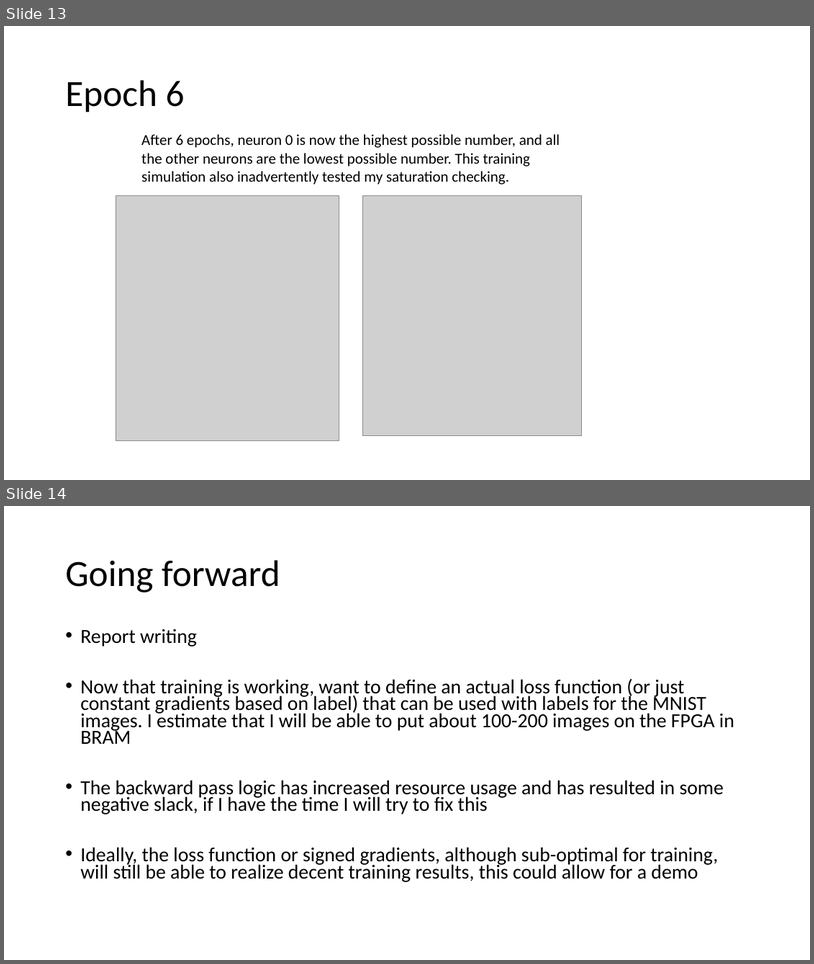
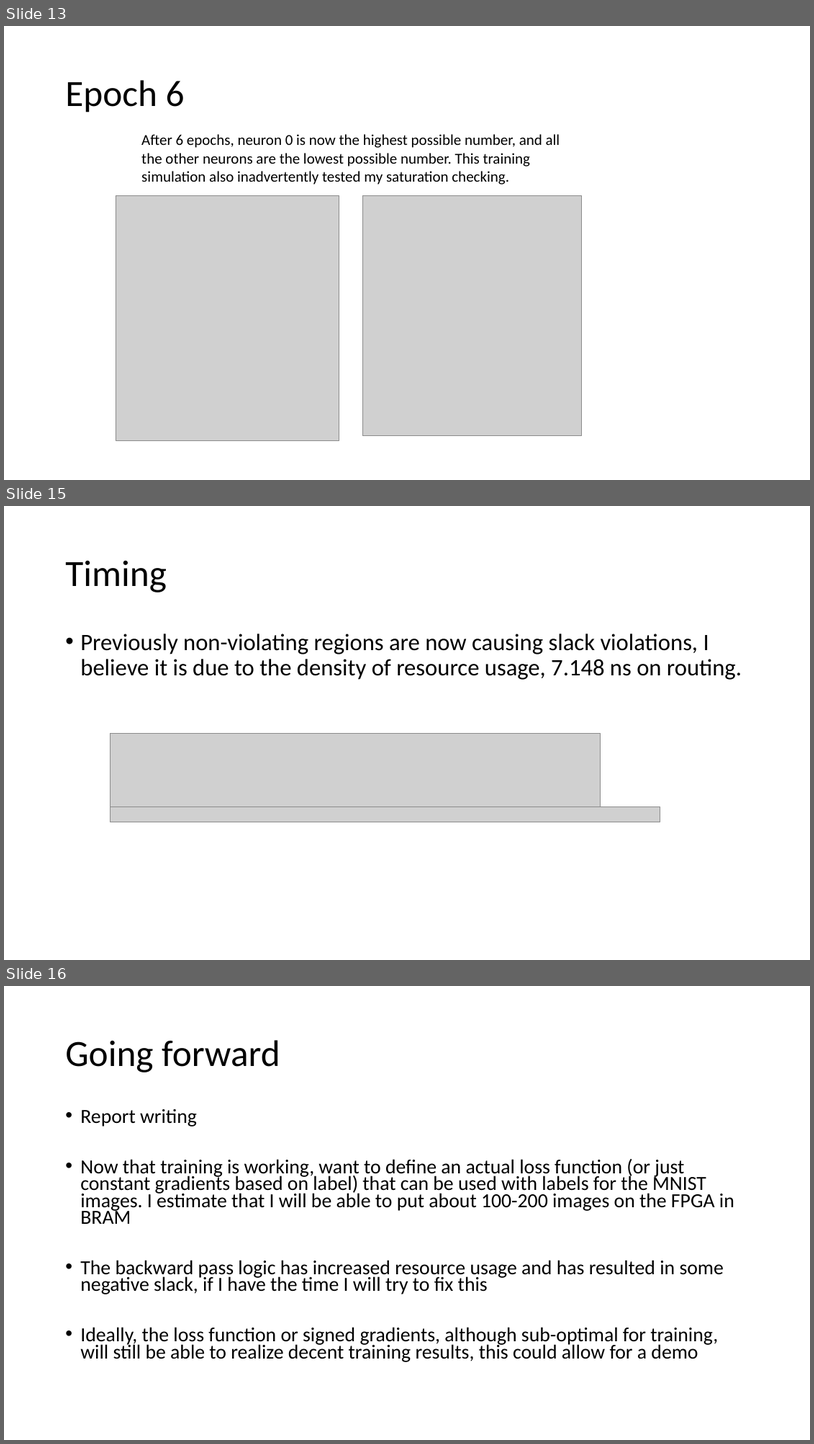
Before and after one commit to erikgroving/NeuralNetworkHardwareAccelerator, a slide deck: WeeklyPresentations/update11_06_03.pptx. Shown one above the other, each under a label of ours: slides 13 and 14 before the commit, slides 13, 15 and 16 after it; the slides between them are not shown. The pictures are 814x964 and 814x1444 pixels, drawn with LibreOffice and Linux fonts; fonts in the diff are those of the drawing; grey boxes stand for pictures. Boxes give left, top, right and bottom in pixels: in the first picture for what was removed or moved away, otherwise in the second. Text is boxed around its words. In the diff, an @@ line names an element or a change of style, - is before the commit and + after.

```diff
--- a/WeeklyPresentations/update11_06_03.pptx
+++ b/WeeklyPresentations/update11_06_03.pptx
@@ slide 15 added at bbox=[4, 506, 810, 960], background #FFFFFF @@
@@ title added at bbox=[65, 560, 167, 592], 44 pt, text #000000 @@
+Timing
@@ text added at bbox=[80, 633, 742, 680], 28 pt, text #000000 @@
+• Previously non-violating regions are now causing slack violations, I believe it is due to the density of resource usage, 7.148 ns on routing.
@@ picture added at bbox=[110, 734, 600, 808] @@
@@ picture added at bbox=[110, 807, 661, 822] @@
@@ what was slide 14 is now slide 16 @@
```
Also in this commit, not shown: 1 other slide added.
